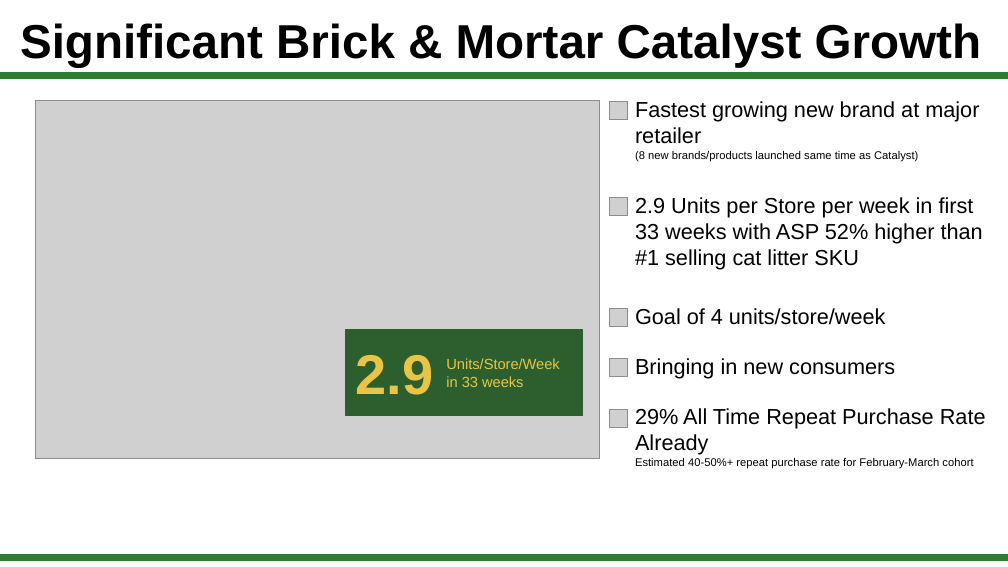
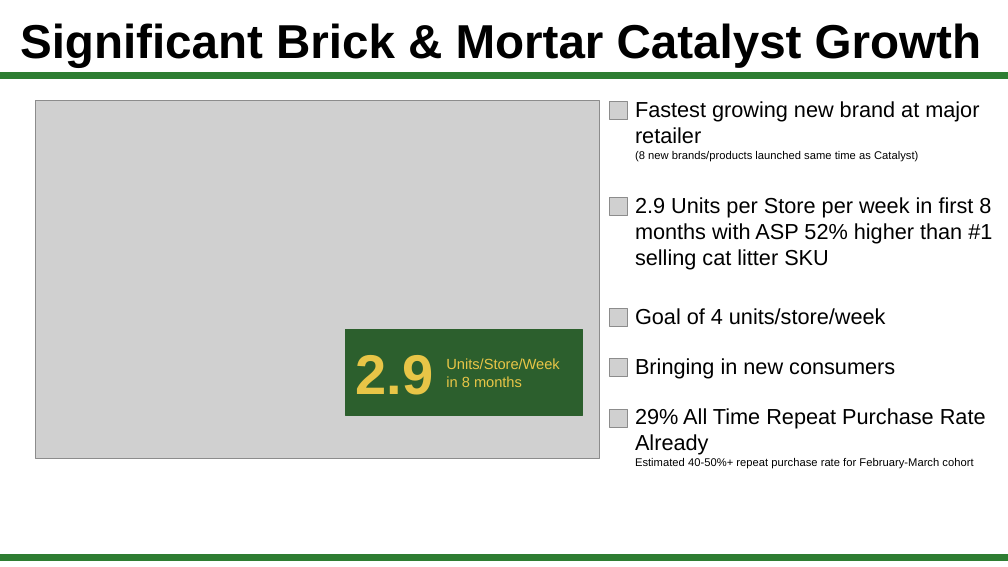
Before and after one commit to homedoctorpro/catalyst-walmart-dashboard, a slide deck: slide 1 of Growth Report/Catalyst_Growth_Slide.pptx. Drawn at 1008x567 pixels with LibreOffice and Linux fonts; fonts in the diff are those of the drawing; grey boxes stand for pictures. Boxes give left, top, right and bottom in pixels: in the first picture for what was removed or moved away, otherwise in the second. Text is boxed around its words. In the diff, an @@ line names an element or a change of style, - is before the commit and + after.

```diff
--- a/Growth Report/Catalyst_Growth_Slide.pptx
+++ b/Growth Report/Catalyst_Growth_Slide.pptx
@@ text at bbox=[635, 197, 992, 270]: text changed @@
-2.9 Units per Store per week in first 33 weeks with ASP 52% higher than #1 selling cat litter SKU
+2.9 Units per Store per week in first 8 months with ASP 52% higher than #1 selling cat litter SKU
@@ text at bbox=[446, 376, 522, 387]: text changed @@
-in 33 weeks
+in 8 months
```
